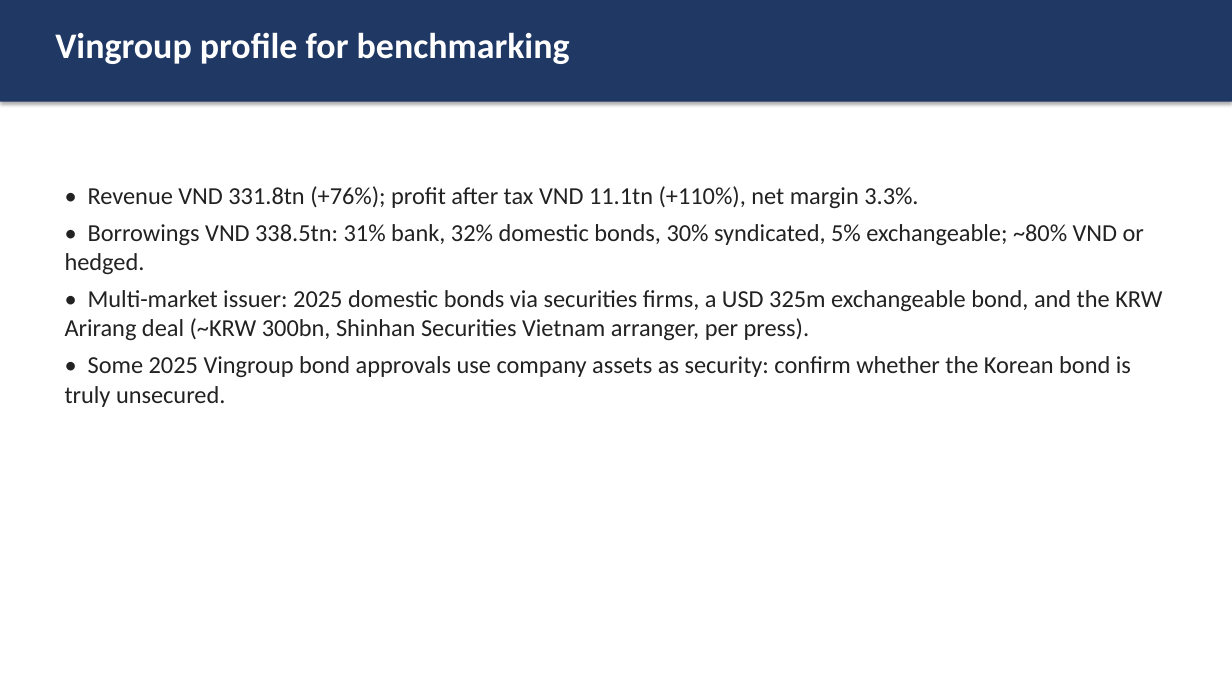
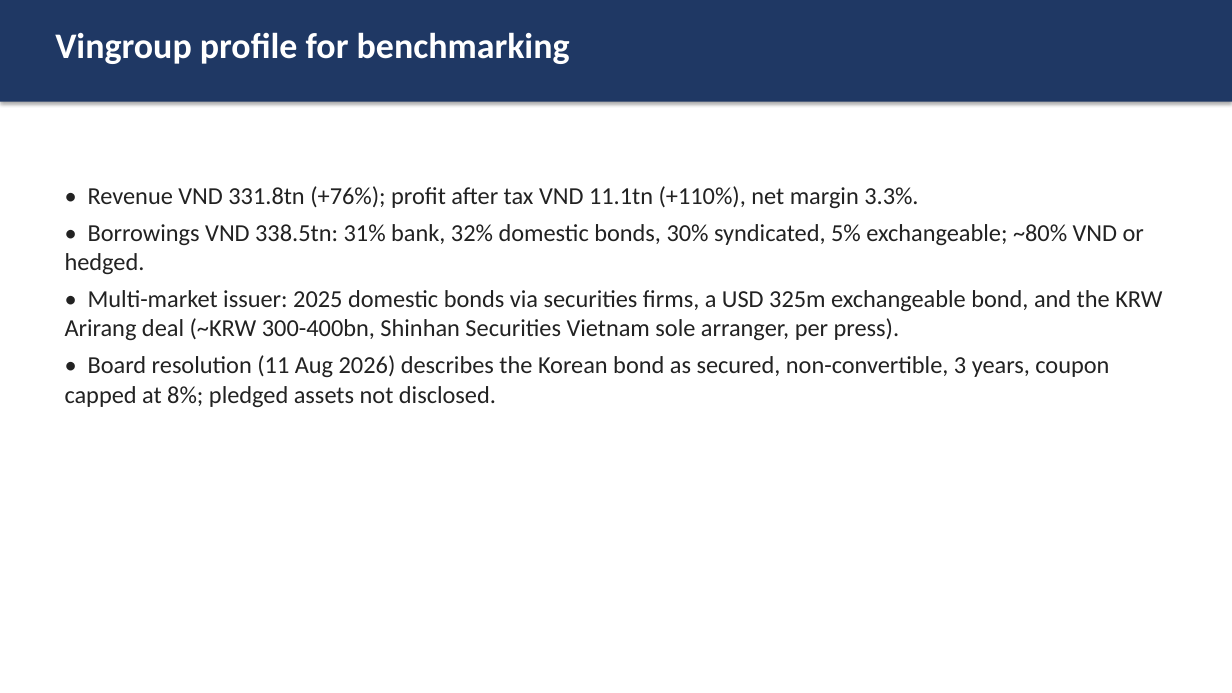
Before and after one commit to vnvitalii-web/App-bank, a slide deck: slide 6 of output/Slides_Sunshine_vs_Vingroup.pptx. Drawn at 1232x693 pixels with LibreOffice and Linux fonts; fonts in the diff are those of the drawing. Boxes give left, top, right and bottom in pixels: in the first picture for what was removed or moved away, otherwise in the second. Text is boxed around its words. In the diff, an @@ line names an element or a change of style, - is before the commit and + after.

```diff
--- a/output/Slides_Sunshine_vs_Vingroup.pptx
+++ b/output/Slides_Sunshine_vs_Vingroup.pptx
@@ text at [65, 290, 1162, 407]: text changed @@
-• Multi-market issuer: 2025 domestic bonds via securities firms, a USD 325m exchangeable bond, and the KRW Arirang deal (~KRW 300bn, Shinhan Securities Vietnam arranger, per press).
-• Some 2025 Vingroup bond approvals use company assets as security: confirm whether the Korean bond is truly unsecured.
+• Multi-market issuer: 2025 domestic bonds via securities firms, a USD 325m exchangeable bond, and the KRW Arirang deal (~KRW 300-400bn, Shinhan Securities Vietnam sole arranger, per press).
+• Board resolution (11 Aug 2026) describes the Korean bond as secured, non-convertible, 3 years, coupon capped at 8%; pledged assets not disclosed.
```
Also in this commit, not shown: 2 other slides changed, 2 other files.
